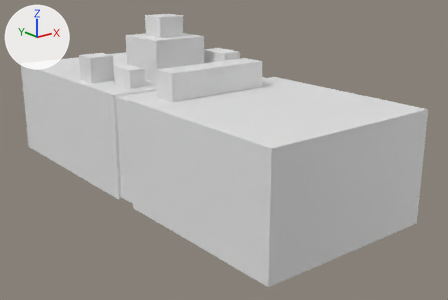
Before and after pictures for a commit that changed the Blender file assets/buildings/models/buildings.blend.
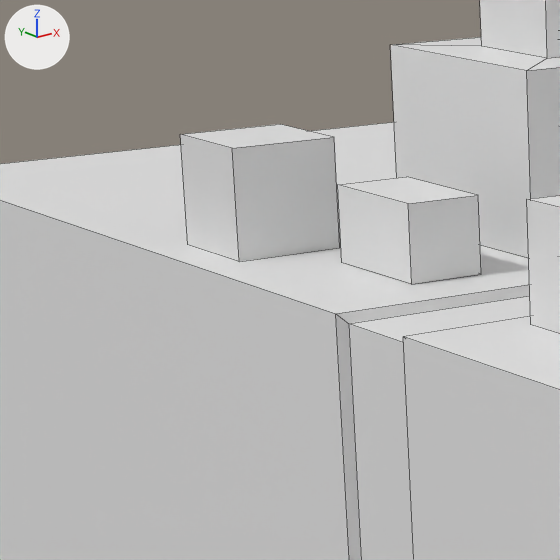
Old and new are each drawn whole from a 50 mm camera at (-161.7, -222.1, 57.7) aimed at (8.6, -9.3, -27.4) and again close up on the part from 9% to 36% of the width and 8% to 50% of the height. Arrows for +X, +Y and +Z are at upper left; the lights stay in place. The close-ups show mesh edges as thin lines.

Before the edit, the objects in view are built like this:
```python
me_cube_002 = bpy.data.meshes.new('Cube.002')
me_cube_002.from_pydata(...)  # a box spanning x -1.0..1.0, y -1.0..1.0, z -1.0..1.0
me_cube_003 = bpy.data.meshes.new('Cube.003')
me_cube_003.from_pydata(...)  # 24 vertices, 22 faces; spans x -5.8..14.6, y -26.6..23.6, z -10.9..1.0
me_cube_004 = bpy.data.meshes.new('Cube.004')
me_cube_004.from_pydata(...)  # a box spanning x -1.0..7.27, y -1.0..1.0, z -1.0..1.0
ob_armoury = bpy.data.objects.new('armoury', me_cube_002)
ob_armoury.location = (-29.5, 37.1, 8.4)
ob_armoury.scale = (5.71, 5.71, 5.71)
ob_ground = bpy.data.objects.new('ground', me_cube_003)
ob_ground.location = (-16.9, 11.6, -1.2)
ob_ground.scale = (3.91, 3.91, 3.91)
ob_wall = bpy.data.objects.new('wall', me_cube_004)
ob_wall.location = (-22.5, -17.2, 8.4)
ob_wall.scale = (5.71, 5.71, 5.71)
# also in view: 'fort' at (1.4, 26.8, 16.9); 'granary' at (-23.8, 17.2, 6.7)
```
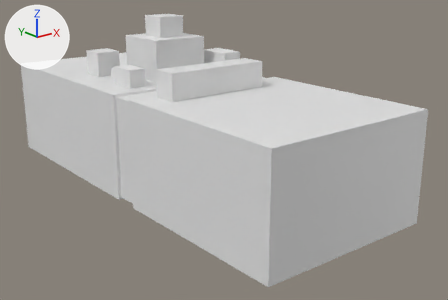
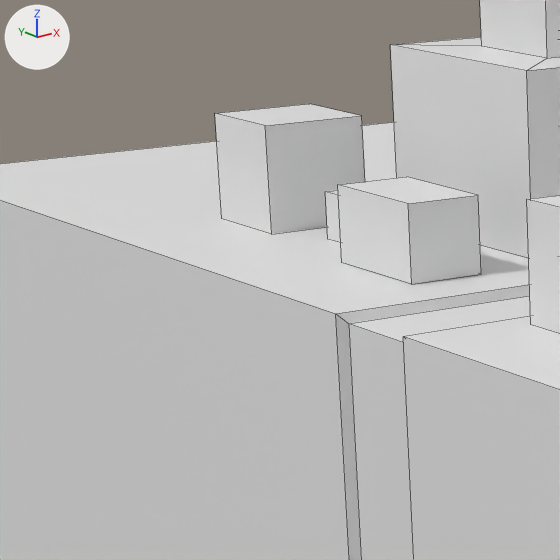
Commit message: Added well building model and scene

Where the change shows, as pixel boxes (x1, y1, x2, y2) in the close-ups (560 x 560 px):
'armoury', moved: before (180, 124, 340, 261); after (215, 104, 365, 234)
'well', added: after (325, 190, 341, 243)

Patch to the scene script:
```diff
--- a/assets/buildings/models/buildings.blend.py
+++ b/assets/buildings/models/buildings.blend.py
@@ ob_armoury @@
 ob_armoury = bpy.data.objects.new('armoury', me_cube_002)
-ob_armoury.location = (-29.5, 37.1, 8.4)
+ob_armoury.location = (-19.9, 48.5, 8.4)
 ob_armoury.scale = (5.71, 5.71, 5.71)
@@ ob_well @@
+ob_well = bpy.data.objects.new('well', me_cube_002.copy())  # the mesh of ob_armoury
+ob_well.location = (-19.9, 34.0, 5.2)
+ob_well.scale = (2.5, 2.5, 2.5)
```
